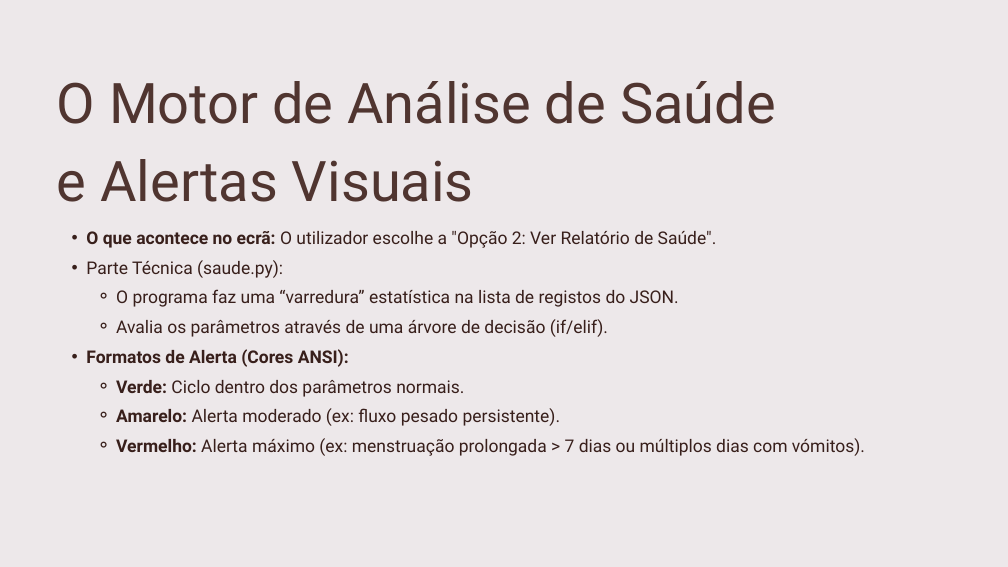
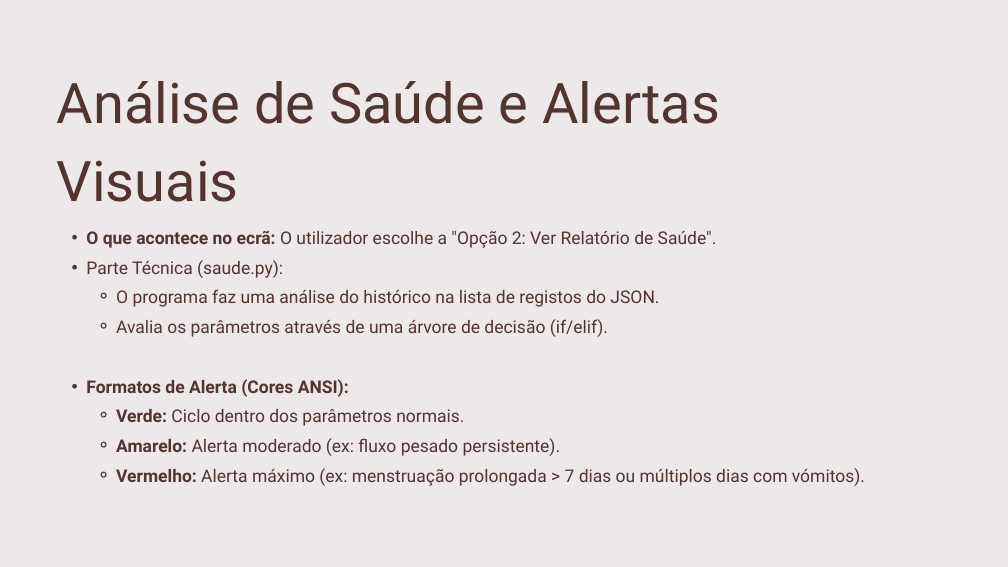
Before and after one commit to CarmitaGomes/projeto-ufcd-10790, a slide deck: slide 7 of assets/apresentacao.pptx. Drawn at 1008x567 pixels with LibreOffice and Linux fonts; fonts in the diff are those of the drawing. Boxes give left, top, right and bottom in pixels: in the first picture for what was removed or moved away, otherwise in the second. Text is boxed around its words. In the diff, an @@ line names an element or a change of style, - is before the commit and + after.

```diff
--- a/assets/apresentacao.pptx
+++ b/assets/apresentacao.pptx
@@ text at (57, 81, 720, 202): text changed @@
-O Motor de Análise de Saúde e Alertas Visuais
+Análise de Saúde e Alertas Visuais
@@ text at (86, 231, 865, 486): text colour #381F1B to #503530 in "O que acontece no ecrã: O utilizador ...", "Parte Técnica (saude.py):", "Avalia os parâmetros através de uma árvore ...", "Formatos de Alerta (Cores ANSI):" and 3 more places @@
@@ text at (116, 289, 659, 307): text changed; text colour #381F1B to #503530 @@
-    ⚬ O programa faz uma “varredura” estatística na lista de registos do JSON.
+    ⚬ O programa faz uma análise do histórico na lista de registos do JSON.
```
Also in this commit, not shown: 5 other slides changed, 1 other file.
